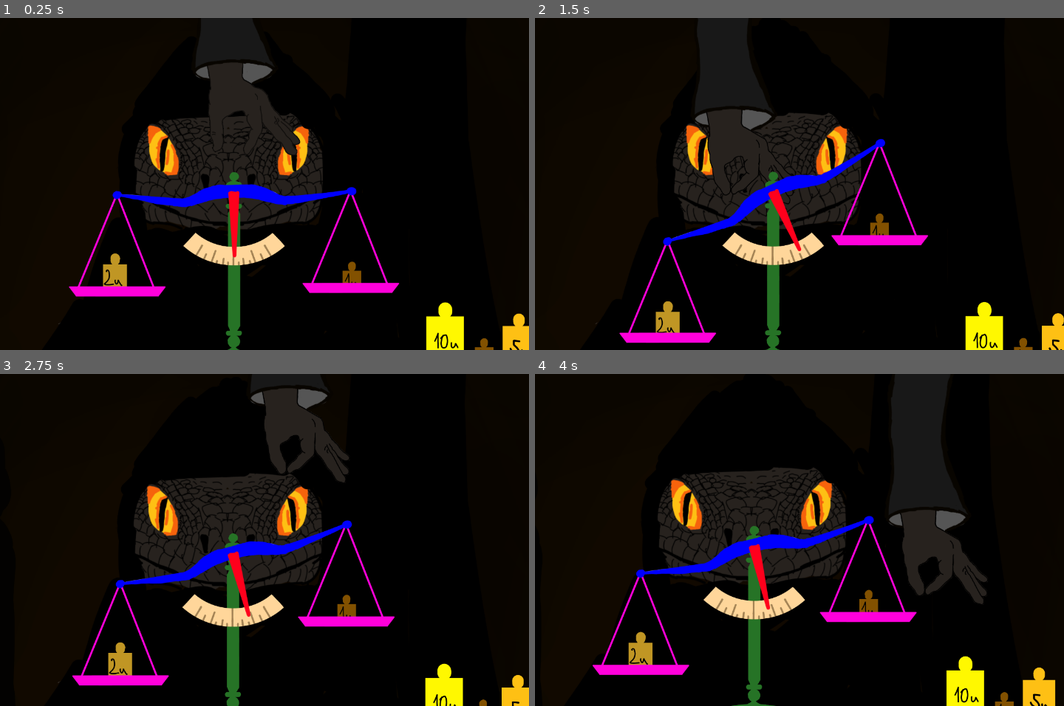
Above: before the commit, frames 1-4 (two rows, left to right).
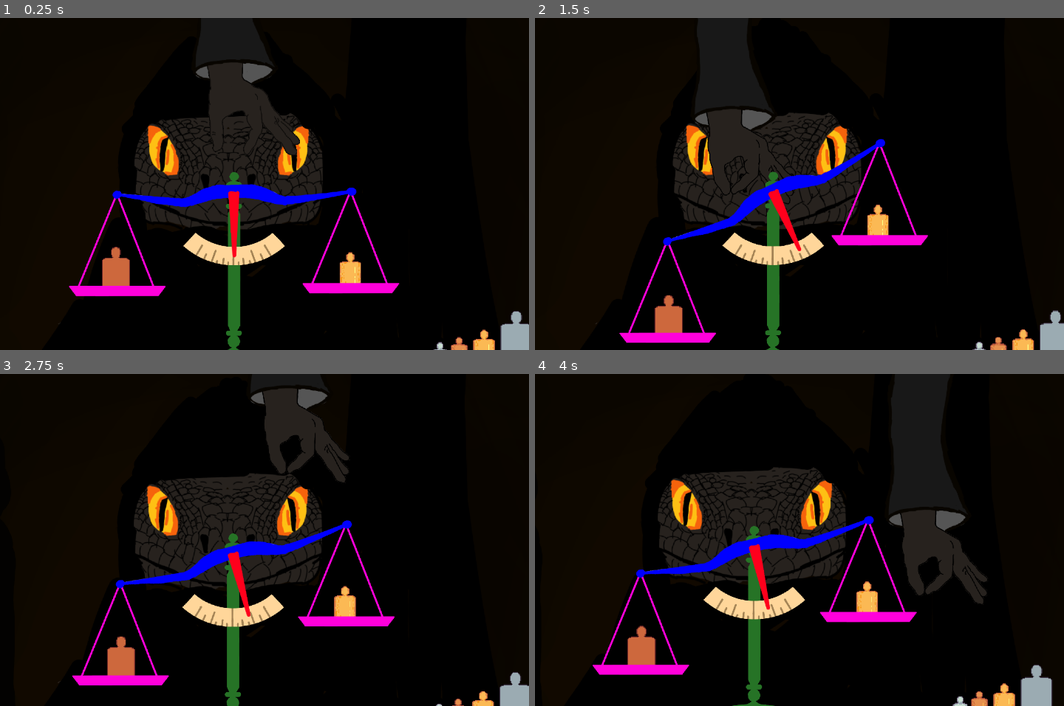
Above: after the commit, the same moments.

Repository: EnviloN/The-Great-Scaler
Game: Godot game, scene res://scenes/areas/shop.tscn
Two runs of this game, one before a commit and one after it. Both use one fixed random seed, a clock stepped at 60 frames per second and the inputs below.
Inputs (mouse positions are in pixels of both pictures, inside the frame that each line leads up to):
- Up to frame 1 (0.25 s): no input
- Up to frame 2 (1.5 s): move the mouse to (900, 167) at 0.52 s; press the mouse at (900, 167) at 0.53 s; move the mouse to (651, 200) at 1.27 s; release the mouse at (651, 200) at 1.28 s; right-click (651, 200) at 1.35 s
- Up to frame 3 (2.75 s): move the mouse to (290, 466) at 2.02 s; press the mouse at (290, 466) at 2.03 s
- Up to frame 4 (4 s): move the mouse to (741, 606) at 2.77 s; release the mouse at (741, 606) at 2.78 s; right-click (741, 606) at 2.85 s; move the mouse to (947, 589) at 3.52 s; press the mouse at (947, 589) at 3.53 s

The runs differ from the first frame. In frame 1, 3.0% of the frame differs, in the area x 12-100%, y 32-100%; in frame 2, 2.5%; in frame 3, 2.3%; in frame 4, 2.8%.

Commit message:
Pixelart weights

Diff:
--- a/game/project.godot
+++ b/game/project.godot
@@ -48,5 +48,6 @@
 
 [rendering]
 
+textures/canvas_textures/default_texture_filter=0
 renderer/rendering_method="gl_compatibility"
 renderer/rendering_method.mobile="gl_compatibility"
--- a/game/scenes/areas/shop.tscn
+++ b/game/scenes/areas/shop.tscn
@@ -10,8 +10,9 @@
 [ext_resource type="PackedScene" uid="uid://4w3bgp6o6ji0" path="res://scenes/objects/weights/weight_5u.tscn" id="5_bl1wr"]
 [ext_resource type="PackedScene" uid="uid://cwmgr80m1xcsn" path="res://scenes/objects/weights/weight_1u.tscn" id="5_sxeeo"]
 [ext_resource type="PackedScene" uid="uid://b27netc15bslr" path="res://scenes/objects/weights/weight_2u.tscn" id="6_43fqr"]
-[ext_resource type="PackedScene" uid="uid://g284r4g8dtey" path="res://scenes/objects/weights/weight_10u.tscn" id="6_jr0if"]
 [ext_resource type="PackedScene" uid="uid://blsct0gdsgvyd" path="res://scenes/scaler/hand.tscn" id="9_htnur"]
+[ext_resource type="PackedScene" uid="uid://g284r4g8dtey" path="res://scenes/objects/weights/weight_05u.tscn" id="11_5hv1l"]
+[ext_resource type="PackedScene" uid="uid://cavhhwnkmel7q" path="res://scenes/objects/weights/weight_025u.tscn" id="12_pa1dt"]
 
 [node name="Shop" type="Node2D"]
 metadata/_edit_vertical_guides_ = [640.0]
@@ -67,19 +68,22 @@
 unique_name_in_owner = true
 
 [node name="Weight 5u2" parent="Weight Container" instance=ExtResource("5_bl1wr")]
-position = Vector2(1327, 682)
-
-[node name="Weight 10u" parent="Weight Container" instance=ExtResource("6_jr0if")]
-position = Vector2(1149, 658)
+position = Vector2(1321, 674)
 
 [node name="Weight 1u" parent="Weight Container" instance=ExtResource("5_sxeeo")]
-position = Vector2(1243, 737)
+position = Vector2(1243, 719)
 
 [node name="Weight 1u2" parent="Weight Container" instance=ExtResource("5_sxeeo")]
-position = Vector2(925, 552)
+position = Vector2(921, 536)
 
 [node name="Weight 2u" parent="Weight Container" instance=ExtResource("6_43fqr")]
-position = Vector2(355, 524)
+position = Vector2(357, 512)
+
+[node name="Weight _05u" parent="Weight Container" instance=ExtResource("11_5hv1l")]
+position = Vector2(1183, 732)
+
+[node name="Weight _025u" parent="Weight Container" instance=ExtResource("12_pa1dt")]
+position = Vector2(1137, 744)
 
 [node name="Scale" parent="." instance=ExtResource("4_18fl8")]
 position = Vector2(640, 800)
--- a/game/scenes/objects/weights/weight_10u.tscn
+++ b/game/scenes/objects/weights/weight_025u.tscn
@@ -1,35 +1,36 @@
-[gd_scene load_steps=5 format=3 uid="uid://g284r4g8dtey"]
+[gd_scene load_steps=5 format=3 uid="uid://cavhhwnkmel7q"]
 
-[ext_resource type="Texture2D" uid="uid://bwb43cyse5rea" path="res://sprites/concept/weights/10u.png" id="1_83grx"]
+[ext_resource type="Texture2D" uid="uid://dv3idgxbr50iu" path="res://sprites/weights.png" id="1_r04if"]
 
 [sub_resource type="RectangleShape2D" id="RectangleShape2D_6okmi"]
-size = Vector2(90, 120)
+size = Vector2(36, 42)
 
 [sub_resource type="CircleShape2D" id="CircleShape2D_yukwu"]
-radius = 16.0
+radius = 8.0
 
 [sub_resource type="CircleShape2D" id="CircleShape2D_2sj36"]
-radius = 16.0
+radius = 8.06226
 
-[node name="Weight 10u" type="RigidBody2D"]
-z_index = 20
+[node name="Weight _025u" type="RigidBody2D"]
+z_index = 30
 z_as_relative = false
 collision_layer = 2
 collision_mask = 5
-mass = 0.4
+mass = 0.2
 lock_rotation = true
 
 [node name="Sprite2D" type="Sprite2D" parent="."]
-position = Vector2(-0.642502, 58.707)
-scale = Vector2(0.667, 0.667)
-texture = ExtResource("1_83grx")
+position = Vector2(0, 21)
+scale = Vector2(2, 2)
+texture = ExtResource("1_r04if")
+region_enabled = true
+region_rect = Rect2(106, 1, 18, 29)
 
 [node name="CollisionShape2D" type="CollisionShape2D" parent="."]
-position = Vector2(0.357498, 75.707)
+position = Vector2(-1.78814e-07, 29)
 shape = SubResource("RectangleShape2D_6okmi")
 
 [node name="CollisionShape2D2" type="CollisionShape2D" parent="."]
-position = Vector2(1, 0)
 shape = SubResource("CircleShape2D_yukwu")
 
 [node name="Grab Area" type="Area2D" parent="."]
@@ -38,5 +39,5 @@
 collision_mask = 256
 
 [node name="CollisionShape2D" type="CollisionShape2D" parent="Grab Area"]
-position = Vector2(0.642502, -135.707)
+position = Vector2(-0.357498, -135.707)
 shape = SubResource("CircleShape2D_2sj36")
--- /dev/null
+++ b/game/scenes/objects/weights/weight_05u.tscn
@@ -0,0 +1,43 @@
+[gd_scene load_steps=5 format=3 uid="uid://g284r4g8dtey"]
+
+[ext_resource type="Texture2D" uid="uid://dv3idgxbr50iu" path="res://sprites/weights.png" id="1_5ln4s"]
+
+[sub_resource type="RectangleShape2D" id="RectangleShape2D_6okmi"]
+size = Vector2(40, 54)
+
+[sub_resource type="CircleShape2D" id="CircleShape2D_yukwu"]
+radius = 8.0
+
+[sub_resource type="CircleShape2D" id="CircleShape2D_2sj36"]
+radius = 8.06226
+
+[node name="Weight _05u" type="RigidBody2D"]
+z_index = 28
+z_as_relative = false
+collision_layer = 2
+collision_mask = 5
+mass = 0.4
+lock_rotation = true
+
+[node name="Sprite2D" type="Sprite2D" parent="."]
+position = Vector2(0, 26)
+scale = Vector2(2, 2)
+texture = ExtResource("1_5ln4s")
+region_enabled = true
+region_rect = Rect2(105, 33, 20, 35)
+
+[node name="CollisionShape2D" type="CollisionShape2D" parent="."]
+position = Vector2(-1.78814e-07, 34)
+shape = SubResource("RectangleShape2D_6okmi")
+
+[node name="CollisionShape2D2" type="CollisionShape2D" parent="."]
+shape = SubResource("CircleShape2D_yukwu")
+
+[node name="Grab Area" type="Area2D" parent="."]
+position = Vector2(0.357498, 135.707)
+collision_layer = 256
+collision_mask = 256
+
+[node name="CollisionShape2D" type="CollisionShape2D" parent="Grab Area"]
+position = Vector2(-0.357498, -135.707)
+shape = SubResource("CircleShape2D_2sj36")
--- a/game/scenes/objects/weights/weight_1u.tscn
+++ b/game/scenes/objects/weights/weight_1u.tscn
@@ -1,9 +1,9 @@
 [gd_scene load_steps=5 format=3 uid="uid://cwmgr80m1xcsn"]
 
-[ext_resource type="Texture2D" uid="uid://dmqkdoyd3hpuv" path="res://sprites/concept/weights/1u.png" id="1_xry5s"]
+[ext_resource type="Texture2D" uid="uid://dv3idgxbr50iu" path="res://sprites/weights.png" id="1_gdsdm"]
 
 [sub_resource type="RectangleShape2D" id="RectangleShape2D_nc0sk"]
-size = Vector2(45, 46)
+size = Vector2(51.977, 66)
 
 [sub_resource type="CircleShape2D" id="CircleShape2D_e6tll"]
 
@@ -18,12 +18,14 @@
 lock_rotation = true
 
 [node name="Sprite2D" type="Sprite2D" parent="."]
-position = Vector2(0.0114994, 22.0175)
-scale = Vector2(0.667, 0.667)
-texture = ExtResource("1_xry5s")
+position = Vector2(0.0114994, 32)
+scale = Vector2(2, 2)
+texture = ExtResource("1_gdsdm")
+region_enabled = true
+region_rect = Rect2(77, 24, 26, 44)
 
 [node name="CollisionShape2D" type="CollisionShape2D" parent="."]
-position = Vector2(0.0114994, 33.0175)
+position = Vector2(0.0114994, 43)
 shape = SubResource("RectangleShape2D_nc0sk")
 
 [node name="CollisionShape2D2" type="CollisionShape2D" parent="."]
--- a/game/scenes/objects/weights/weight_2u.tscn
+++ b/game/scenes/objects/weights/weight_2u.tscn
@@ -1,9 +1,9 @@
 [gd_scene load_steps=5 format=3 uid="uid://b27netc15bslr"]
 
-[ext_resource type="Texture2D" uid="uid://ohab282wb5ke" path="res://sprites/concept/weights/2u.png" id="1_ahff5"]
+[ext_resource type="Texture2D" uid="uid://dv3idgxbr50iu" path="res://sprites/weights.png" id="1_khske"]
 
 [sub_resource type="RectangleShape2D" id="RectangleShape2D_o0hiy"]
-size = Vector2(58, 69)
+size = Vector2(68, 84)
 
 [sub_resource type="CircleShape2D" id="CircleShape2D_bbxur"]
 radius = 12.0
@@ -20,12 +20,14 @@
 lock_rotation = true
 
 [node name="Sprite2D" type="Sprite2D" parent="."]
-position = Vector2(0, 33.691)
-scale = Vector2(0.667, 0.667)
-texture = ExtResource("1_ahff5")
+position = Vector2(0, 41)
+scale = Vector2(2, 2)
+texture = ExtResource("1_khske")
+region_enabled = true
+region_rect = Rect2(41, 13, 34, 55)
 
 [node name="CollisionShape2D" type="CollisionShape2D" parent="."]
-position = Vector2(0, 47.191)
+position = Vector2(0, 54)
 shape = SubResource("RectangleShape2D_o0hiy")
 
 [node name="CollisionShape2D2" type="CollisionShape2D" parent="."]
--- a/game/scenes/objects/weights/weight_5u.tscn
+++ b/game/scenes/objects/weights/weight_5u.tscn
@@ -1,9 +1,9 @@
 [gd_scene load_steps=5 format=3 uid="uid://4w3bgp6o6ji0"]
 
-[ext_resource type="Texture2D" uid="uid://c07lanubyfbd1" path="res://sprites/concept/weights/5u.png" id="1_2gxwo"]
+[ext_resource type="Texture2D" uid="uid://dv3idgxbr50iu" path="res://sprites/weights.png" id="1_qgj5l"]
 
 [sub_resource type="RectangleShape2D" id="RectangleShape2D_ot124"]
-size = Vector2(78, 97)
+size = Vector2(74.626, 104)
 
 [sub_resource type="CircleShape2D" id="CircleShape2D_nvfay"]
 radius = 14.0
@@ -16,16 +16,18 @@
 z_as_relative = false
 collision_layer = 2
 collision_mask = 5
-mass = 0.2
+mass = 4.0
 lock_rotation = true
 
 [node name="Sprite2D" type="Sprite2D" parent="."]
-position = Vector2(-0.313, 47.0325)
-scale = Vector2(0.667, 0.667)
-texture = ExtResource("1_2gxwo")
+position = Vector2(-0.313, 52)
+scale = Vector2(2, 2)
+texture = ExtResource("1_qgj5l")
+region_enabled = true
+region_rect = Rect2(1, 1, 38, 67)
 
 [node name="CollisionShape2D" type="CollisionShape2D" parent="."]
-position = Vector2(-0.313, 62.5325)
+position = Vector2(-0.313, 67)
 shape = SubResource("RectangleShape2D_ot124")
 
 [node name="CollisionShape2D2" type="CollisionShape2D" parent="."]
Not shown: 1 places in game/scenes/areas/shop.tscn that only renumber resources
Binary file added: game/sprites/weights.aseprite
Binary file added: game/sprites/weights.png
Not shown, added: game/sprites/weights.png.import
